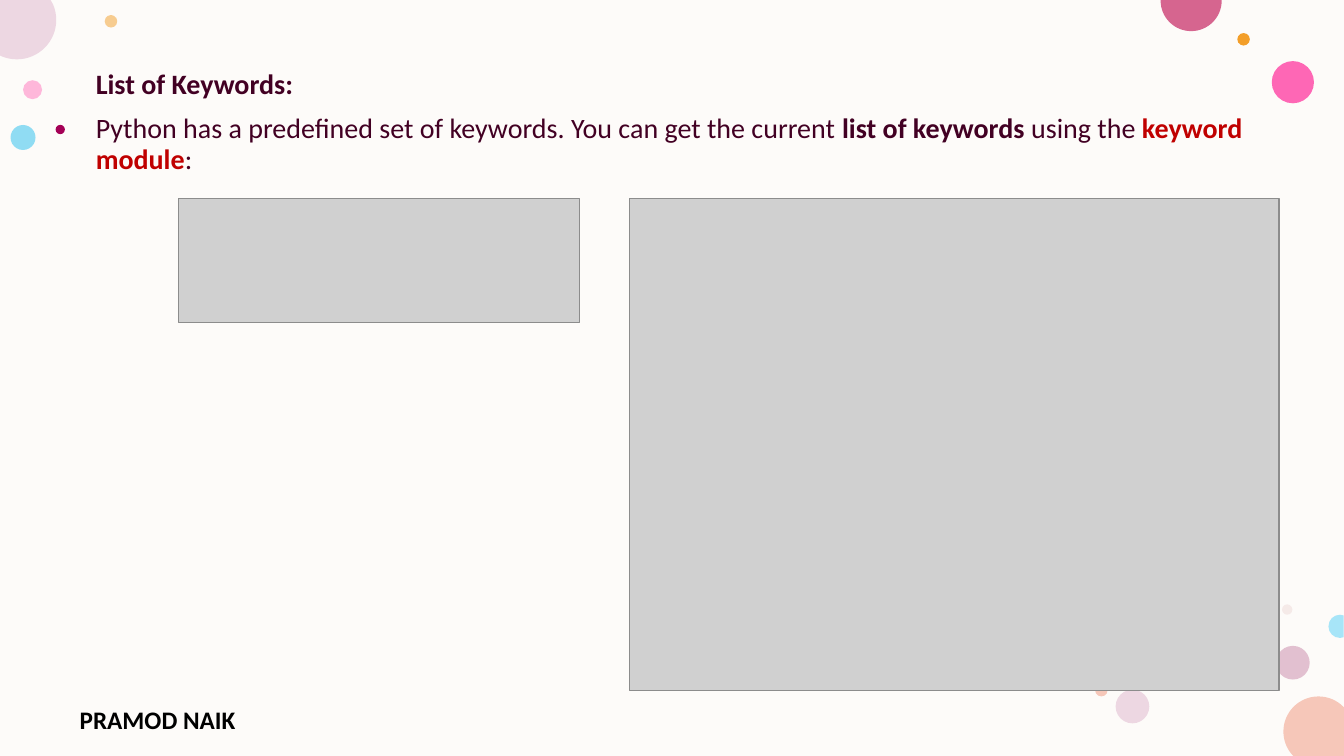
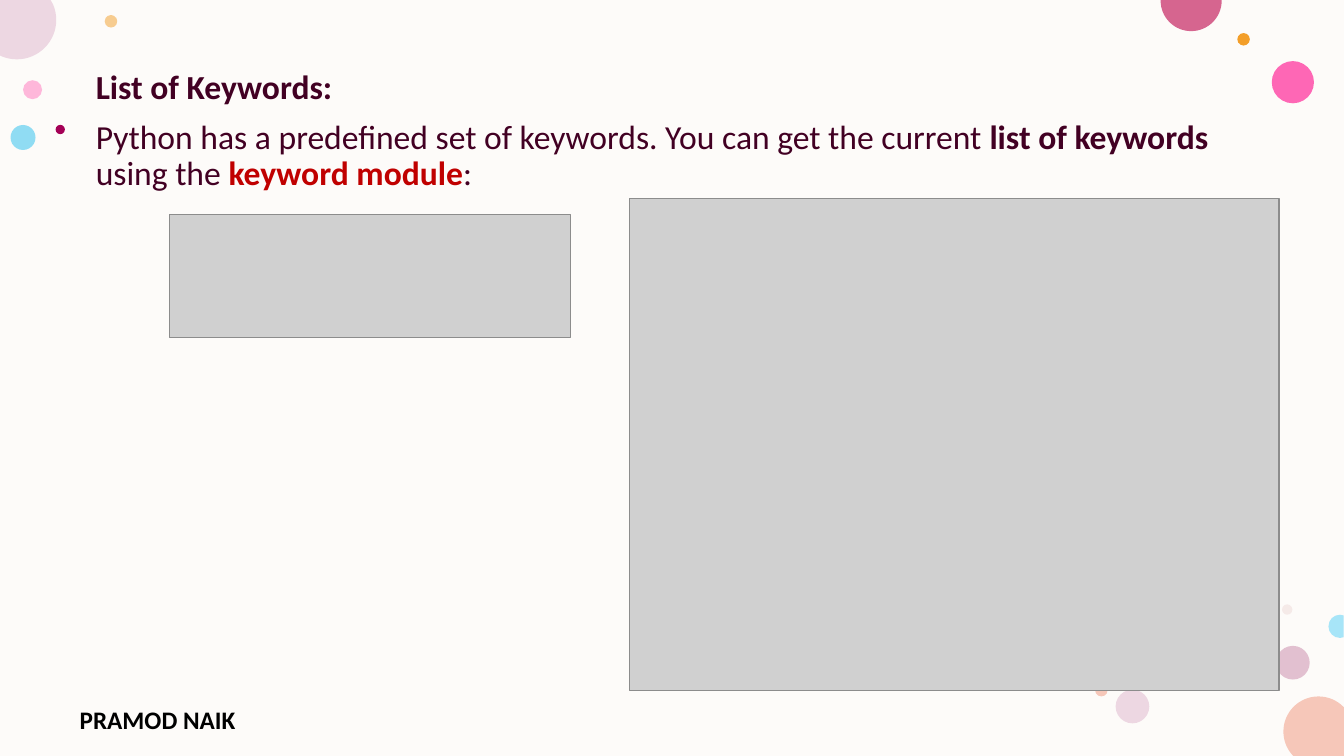
Before and after one commit to PRAMOD-VISHNU-NAIK/MCA-4th-Sem-Python-Shridevi-College, a slide deck: slide 14 of Theory Class-Notes/Module-1 Python Basic Concepts and Programming.pptx. Drawn at 1344x756 pixels with LibreOffice and Linux fonts; fonts in the diff are those of the drawing; grey boxes stand for pictures; background and template pictures are left out. Boxes give left, top, right and bottom in pixels: in the first picture for what was removed or moved away, otherwise in the second. Text is boxed around its words. In the diff, an @@ line names an element or a change of style, - is before the commit and + after.

```diff
--- a/Theory Class-Notes/Module-1 Python Basic Concepts and Programming.pptx
+++ b/Theory Class-Notes/Module-1 Python Basic Concepts and Programming.pptx
@@ text "List of Keywords:" at <box>96,75,1209,191</box>: size 20 to 24 pt @@
@@ picture: place and size @@
-picture at <box>178,199,580,323</box>
+picture at <box>169,214,571,338</box>
```
Also in this commit, not shown: 8 other slides changed, 7 slides added, 7 slides removed, 1 other file.
